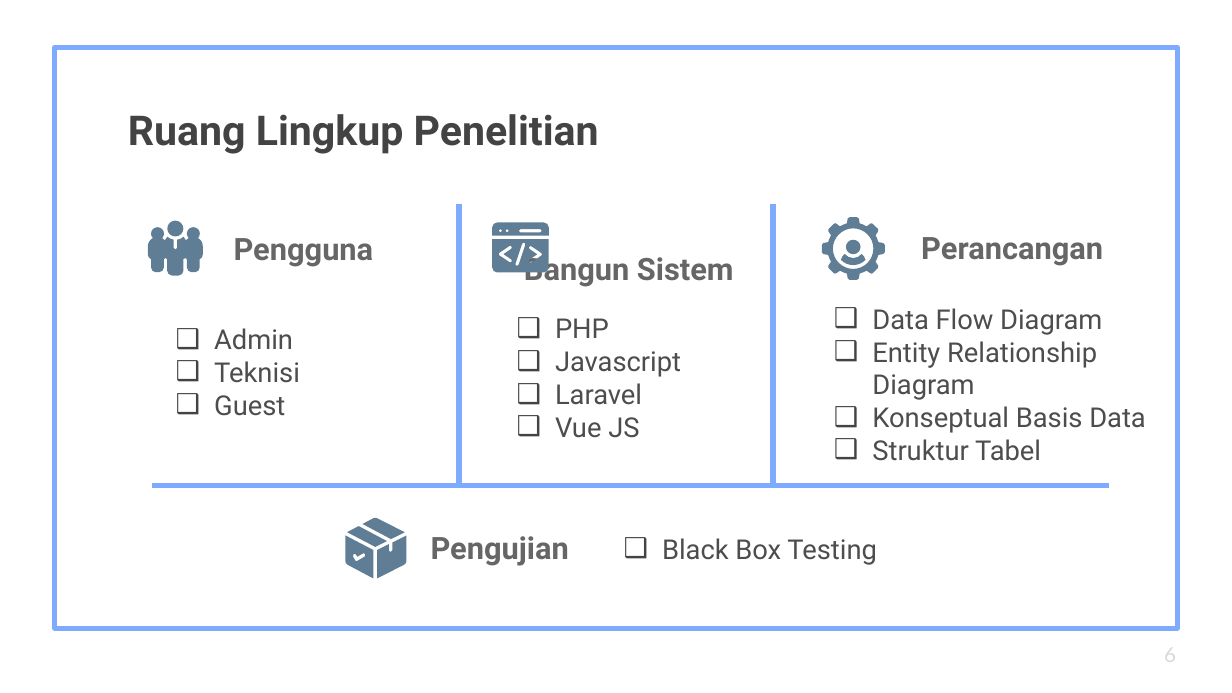
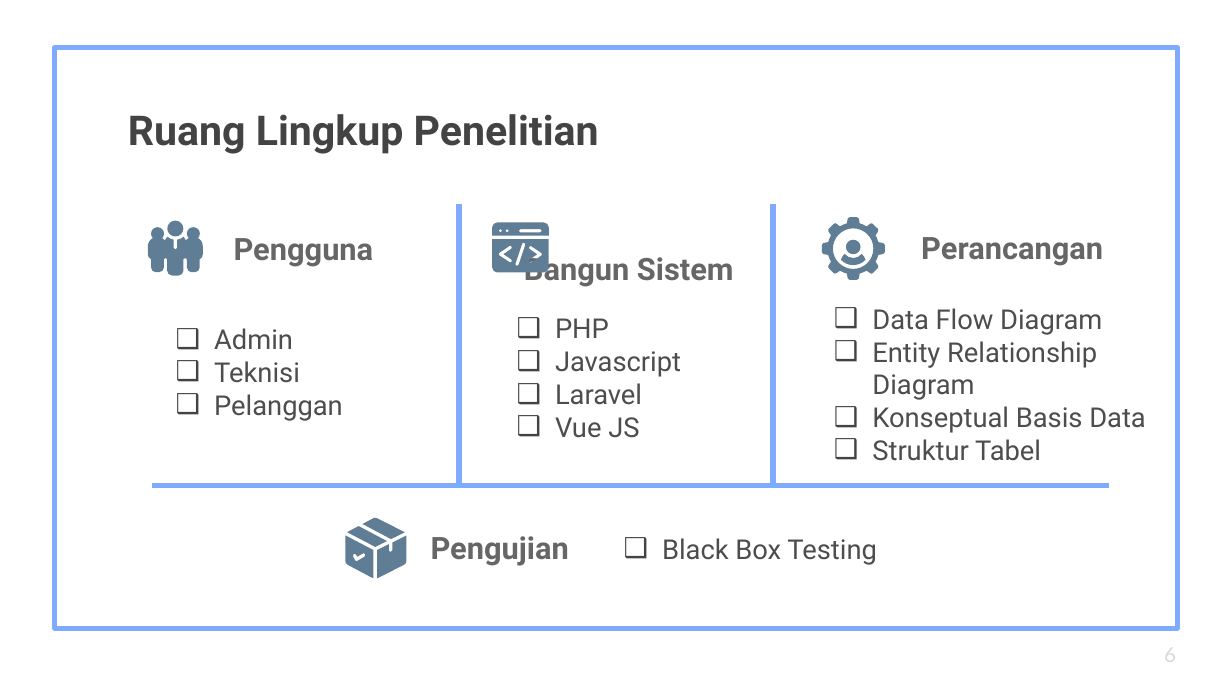
Before and after one commit to Naveigell/ta2, a slide deck: slide 6 of PPT Seminar Terbuka.pptx. Drawn at 1232x693 pixels with LibreOffice and Linux fonts; fonts in the diff are those of the drawing. Boxes give left, top, right and bottom in pixels: in the first picture for what was removed or moved away, otherwise in the second. Text is boxed around its words. In the diff, an @@ line names an element or a change of style, - is before the commit and + after.

```diff
--- a/PPT Seminar Terbuka.pptx
+++ b/PPT Seminar Terbuka.pptx
@@ subtitle at (214, 394, 343, 421): text changed @@
-❑ Guest
+❑ Pelanggan
```
Also in this commit, not shown: 2 other slides changed, 12 other files.
